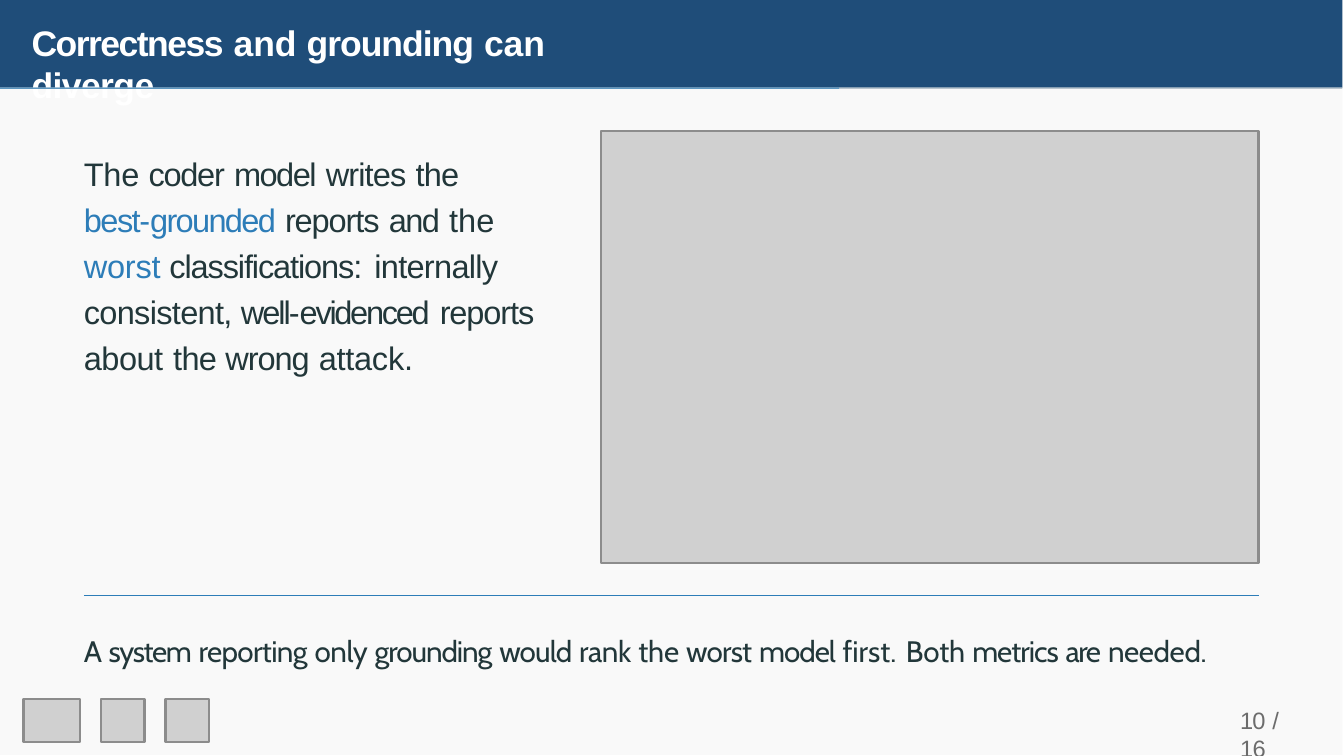
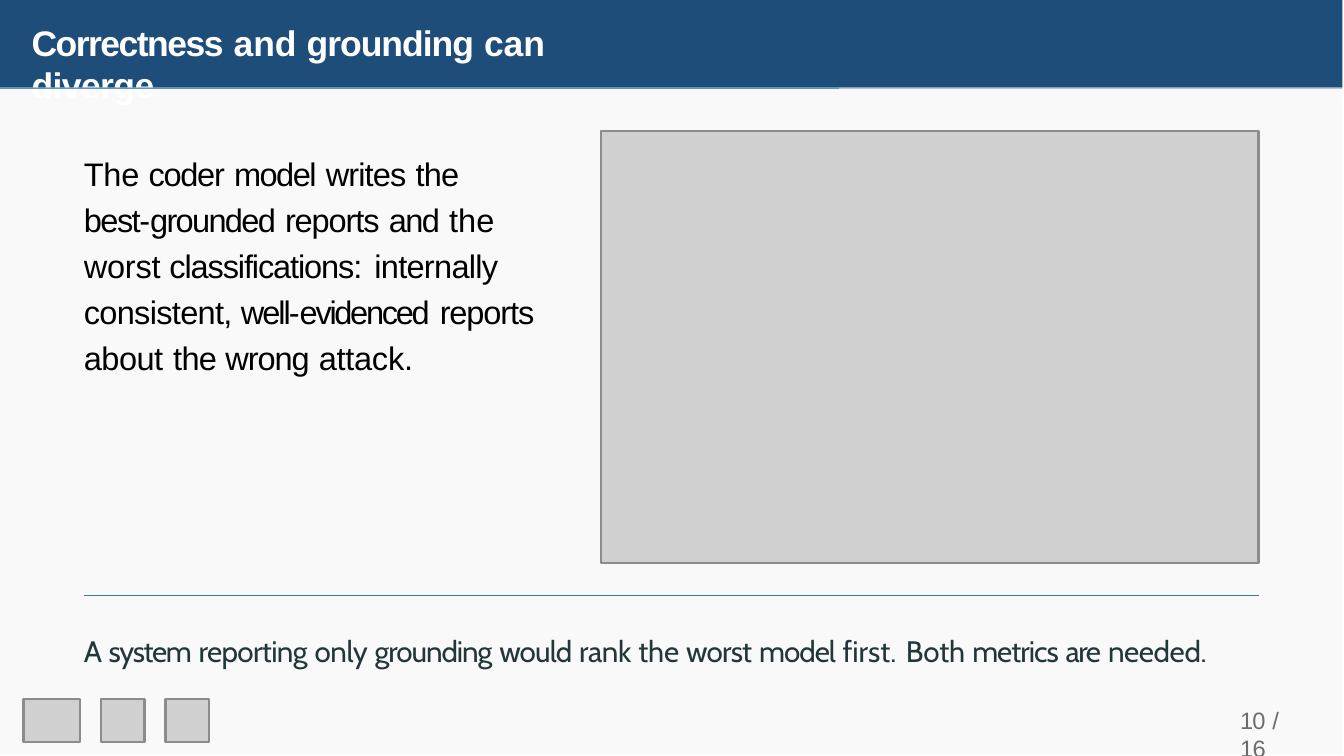
Before and after one commit to Joel89899/RAG-Based-Incident-Reporting-on-SIEM-Log-Streams, a slide deck: slide 11 of IACyC_2026_Joel_Mwende_ppt.pptx. Drawn at 1344x756 pixels with LibreOffice and Linux fonts; fonts in the diff are those of the drawing; grey boxes stand for pictures. Boxes give left, top, right and bottom in pixels: in the first picture for what was removed or moved away, otherwise in the second. Text is boxed around its words. In the diff, an @@ line names an element or a change of style, - is before the commit and + after.

```diff
--- a/IACyC_2026_Joel_Mwende_ppt.pptx
+++ b/IACyC_2026_Joel_Mwende_ppt.pptx
@@ text "The coder model writes the" at [84, 162, 535, 376]: text colour #22373A to #000000 in "The coder model writes the", "reports and the classifications: internally consistent, well ..."; text colour #2D7DB8 to #000000 in "best-grounded worst" @@
```
Also in this commit, not shown: 7 other slides changed.
